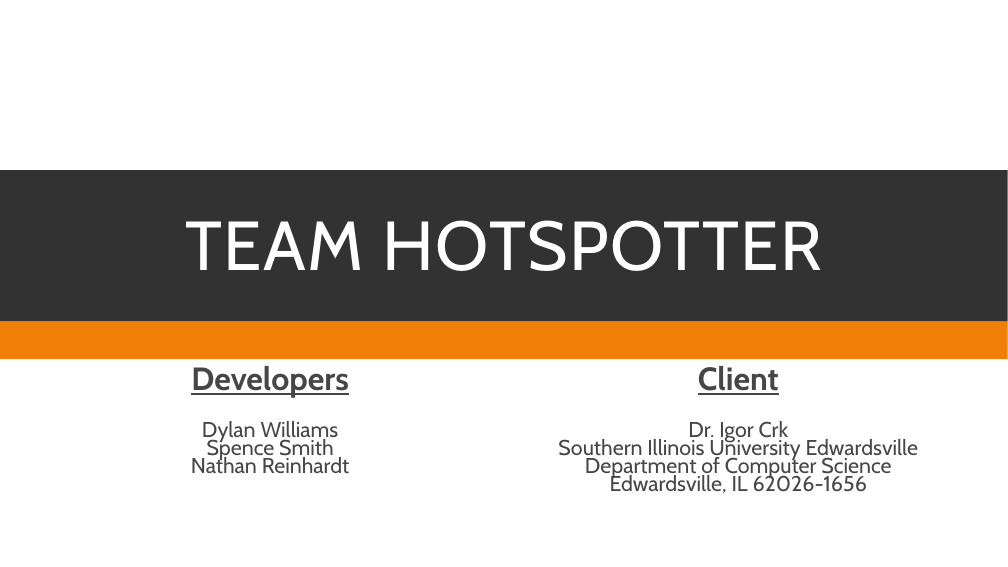
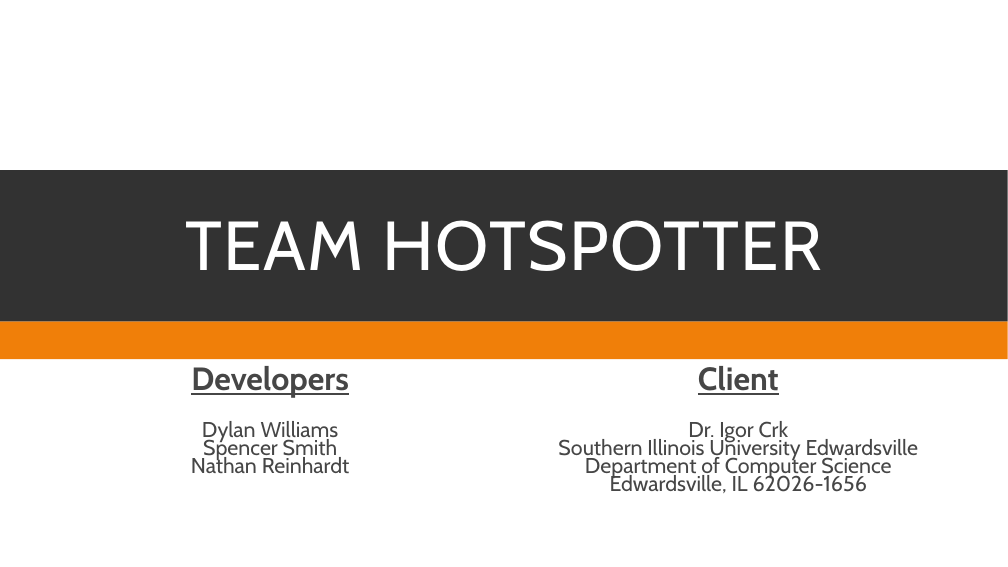
Before and after one commit to spesmit/hotspotter, a slide deck: slide 1 of Documentation/Presentations/CS425 Final Presentation.pptx. Drawn at 1008x567 pixels with LibreOffice and Linux fonts; fonts in the diff are those of the drawing. Boxes give left, top, right and bottom in pixels: in the first picture for what was removed or moved away, otherwise in the second. Text is boxed around its words. In the diff, an @@ line names an element or a change of style, - is before the commit and + after.

Commit message:
Spence -> Spencer on title slide

```diff
--- a/Documentation/Presentations/CS425 Final Presentation.pptx
+++ b/Documentation/Presentations/CS425 Final Presentation.pptx
@@ subtitle at (203, 437, 338, 461): text changed @@
-Spence Smith
+Spencer Smith
```
